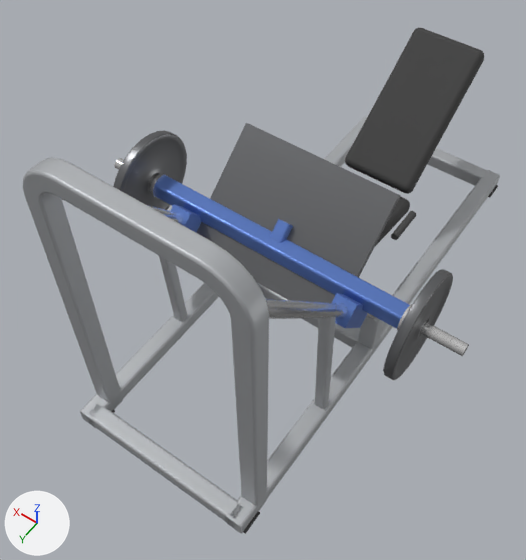
Renders of the glTF model catalogs/ludus/models/LD-A034/model.glb from each side of a commit.
Rendered twice from a 50 mm camera at (-1.077, 1.956, 2.902) aimed at (0.022, 0.418, 0.484). The axes (+X, +Y, +Z) are drawn at lower left. The lights are the same throughout. The older version comes first. Where no turn or scale is listed for an object, it has been applied to the vertices.
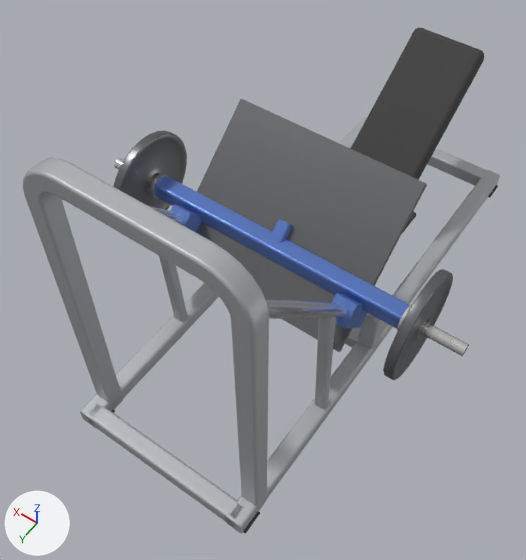
Edits to the bpy script that builds the scene:
```text
Change ob_foot_plate:
    ob_foot_plate.scale: (0.72, 0.56, 0.025) -> (0.86, 0.72, 0.03)
```

Where the change shows, as pixel boxes [x1, y1, x2, y2] in the pictures (526 x 560 px):
'foot_plate', rescaled: before [196, 123, 401, 303]; after [196, 99, 427, 352]
